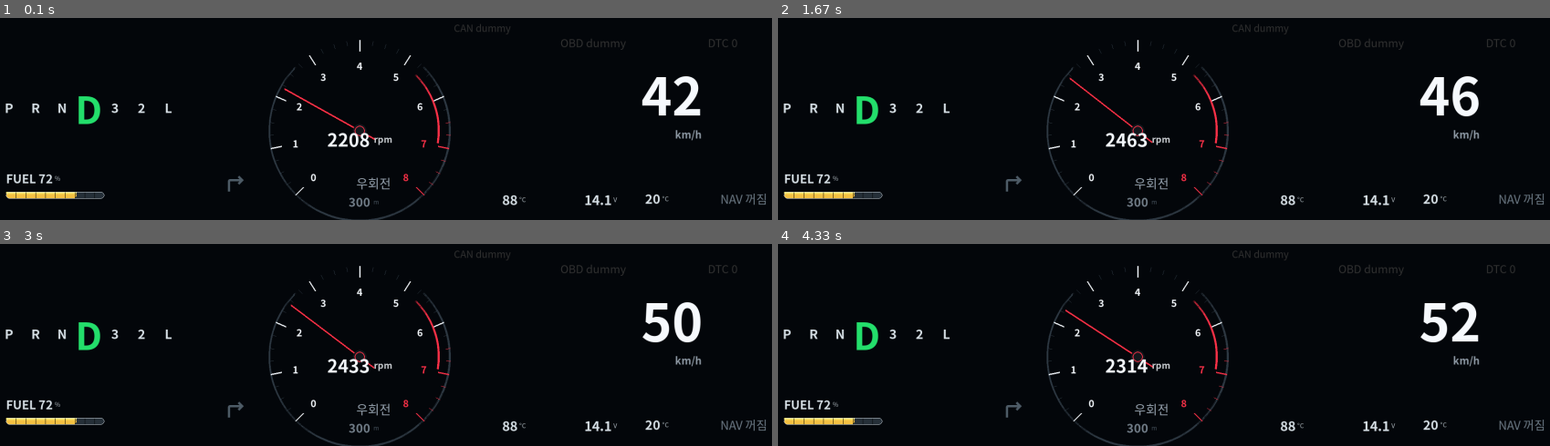
Above: before the commit, frames 1-4 (two rows, left to right).
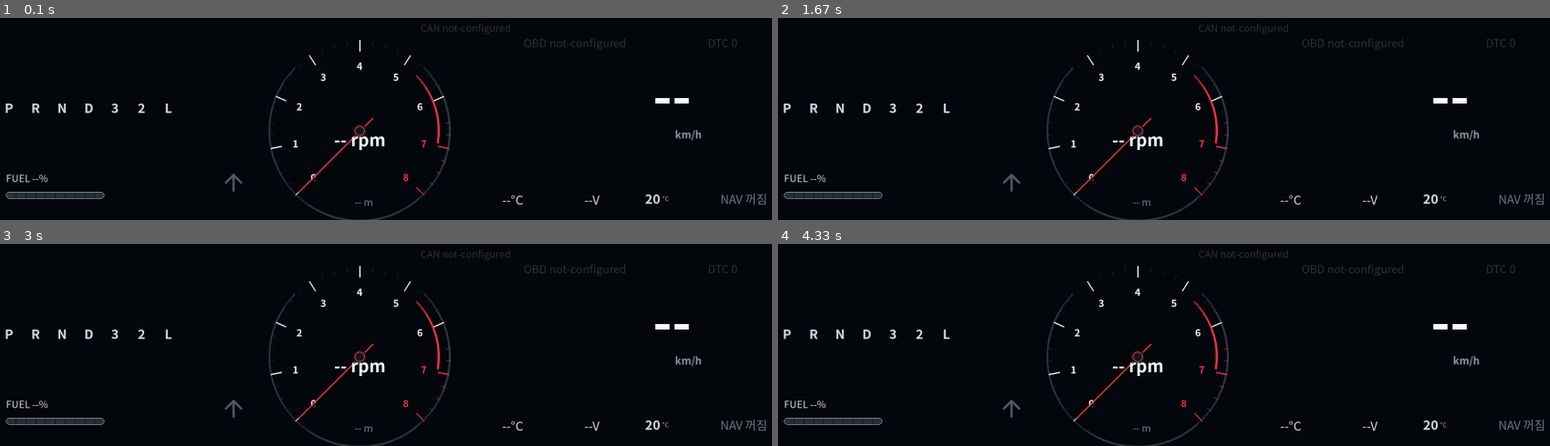
Above: after the commit, the same moments.

Repository: Me-in-U/headunit-revived-esp32-hud
Game: pygame game, started from pi-hud/run.py
Same seed, same stepped clock (60 frames per second), same inputs: the game is played once before the commit and once after it.
Inputs:
- Up to frame 1 (0.1 s): no input
- Up to frame 2 (1.67 s): no input
- Up to frame 3 (3 s): no input
- Up to frame 4 (4.33 s): no input

The runs differ from the first frame. In frame 1, 2.9% of the frame differs, in the area x 0-91%, y 3-94%; in frame 2, 2.9%; in frame 3, 2.9%; in frame 4, 2.9%.

Commit message:
Disable implicit Pi HUD dummy data

Diff:
--- a/pi-hud/hud_pi/runtime_config.py
+++ b/pi-hud/hud_pi/runtime_config.py
@@ -42,7 +42,7 @@
 
 
 def dummy_enabled(args: argparse.Namespace) -> bool:
-    return bool(args.dummy or (not obd_configured(args) and not can_configured(args)))
+    return bool(args.dummy)
 
 
 def load_runtime_layout(args: argparse.Namespace) -> dict:
--- a/pi-hud/tests/test_runtime_config.py
+++ b/pi-hud/tests/test_runtime_config.py
@@ -19,8 +19,10 @@
         obd_args = parser.parse_args(["--obd-port", "/dev/rfcomm0"])
         ble_args = parser.parse_args(["--obd-ble-mac", "AA:BB:CC:DD:EE:FF"])
         can_args = parser.parse_args(["--can-channel", "can0"])
+        dummy_args = parser.parse_args(["--dummy"])
 
-        self.assertTrue(dummy_enabled(default_args))
+        self.assertFalse(dummy_enabled(default_args))
+        self.assertTrue(dummy_enabled(dummy_args))
         self.assertTrue(obd_configured(obd_args))
         self.assertTrue(obd_configured(ble_args))
         self.assertTrue(can_configured(can_args))
--- a/pi-hud/tests/test_runtime_sources.py
+++ b/pi-hud/tests/test_runtime_sources.py
@@ -13,9 +13,15 @@
         sources = build_vehicle_sources(args, lambda _source, _update: None)
 
         self.assertTrue(any(isinstance(source, BridgeDiscoveryResponder) for source in sources))
-        self.assertTrue(any(isinstance(source, DummyVehicleSource) for source in sources))
+        self.assertFalse(any(isinstance(source, DummyVehicleSource) for source in sources))
         receiver = next(source for source in sources if isinstance(source, BridgeUdpReceiver))
         self.assertTrue(receiver.allow_diagnostic_packets)
+
+    def test_runtime_sources_only_add_dummy_source_when_requested(self) -> None:
+        args = build_parser().parse_args(["--dummy"])
+        sources = build_vehicle_sources(args, lambda _source, _update: None)
+
+        self.assertTrue(any(isinstance(source, DummyVehicleSource) for source in sources))
 
     def test_runtime_sources_pass_selected_vehicle_can_signals_to_socketcan(self) -> None:
         args = build_parser().parse_args(["--can-channel", "can0"])
